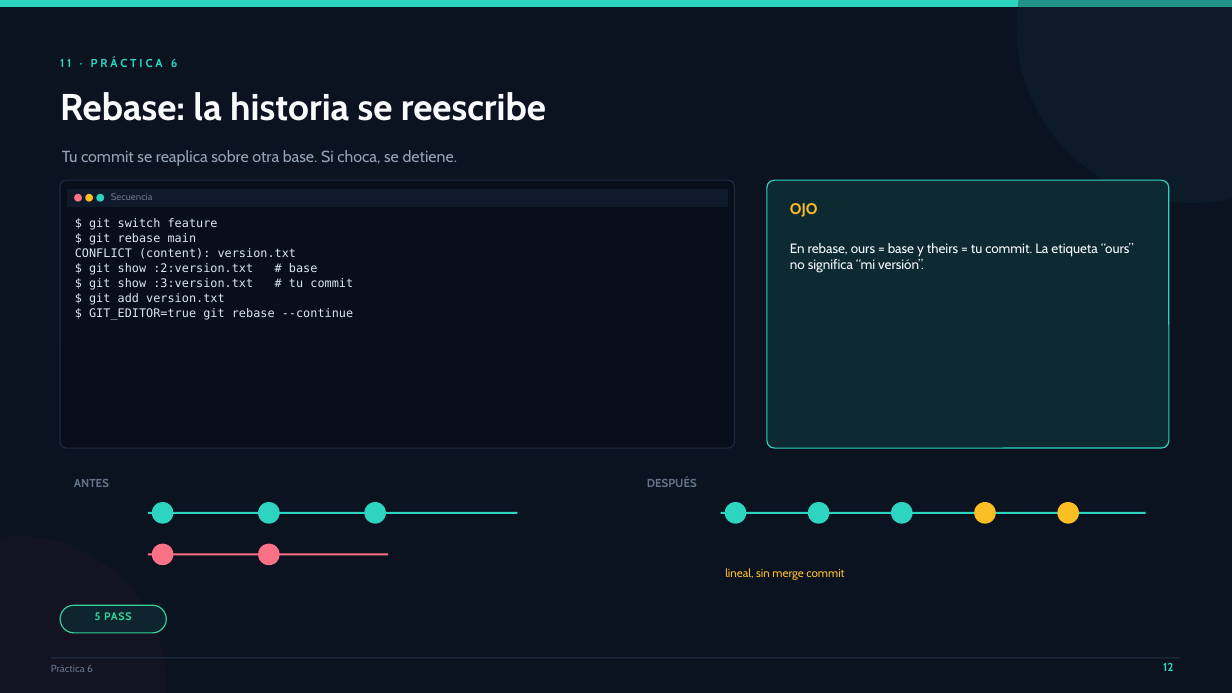
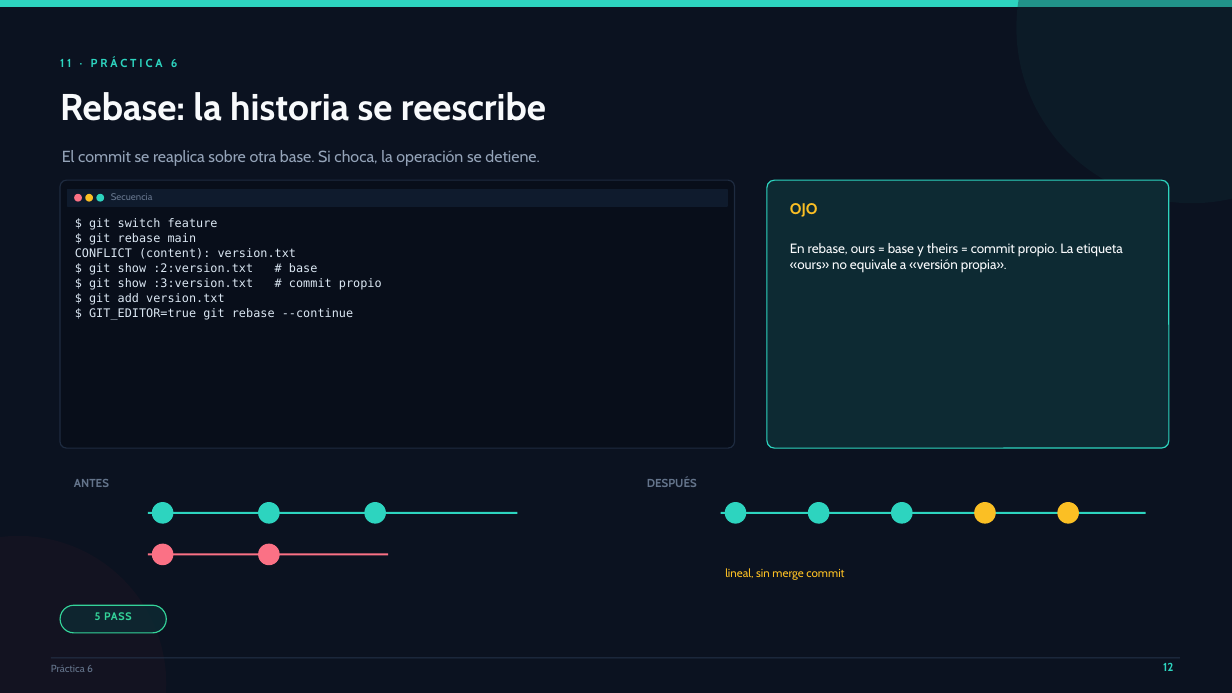
Before and after one commit to 75749748-blip/conflictos-git-ejercicios, a slide deck: slide 12 of Conflictos-Git-Presentacion.pptx. Drawn at 1232x693 pixels with LibreOffice and Linux fonts; fonts in the diff are those of the drawing. Boxes give left, top, right and bottom in pixels: in the first picture for what was removed or moved away, otherwise in the second. Text is boxed around its words. In the diff, an @@ line names an element or a change of style, - is before the commit and + after.

```diff
--- a/Conflictos-Git-Presentacion.pptx
+++ b/Conflictos-Git-Presentacion.pptx
@@ text at (x1=62, y1=150, x2=539, y2=166): text changed @@
-Tu commit se reaplica sobre otra base. Si choca, se detiene.
+El commit se reaplica sobre otra base. Si choca, la operación se detiene.
@@ text at (x1=790, y1=243, x2=1122, y2=273): text changed @@
-En rebase, ours = base y theirs = tu commit. La etiqueta “ours” no significa “mi versión”.
+En rebase, ours = base y theirs = commit propio. La etiqueta «ours» no equivale a «versión propia».
@@ text at (x1=89, y1=278, x2=382, y2=290): text changed @@
-$ git show :3:version.txt # tu commit
+$ git show :3:version.txt # commit propio
```
Also in this commit, not shown: 13 other slides changed, 17 other files.
